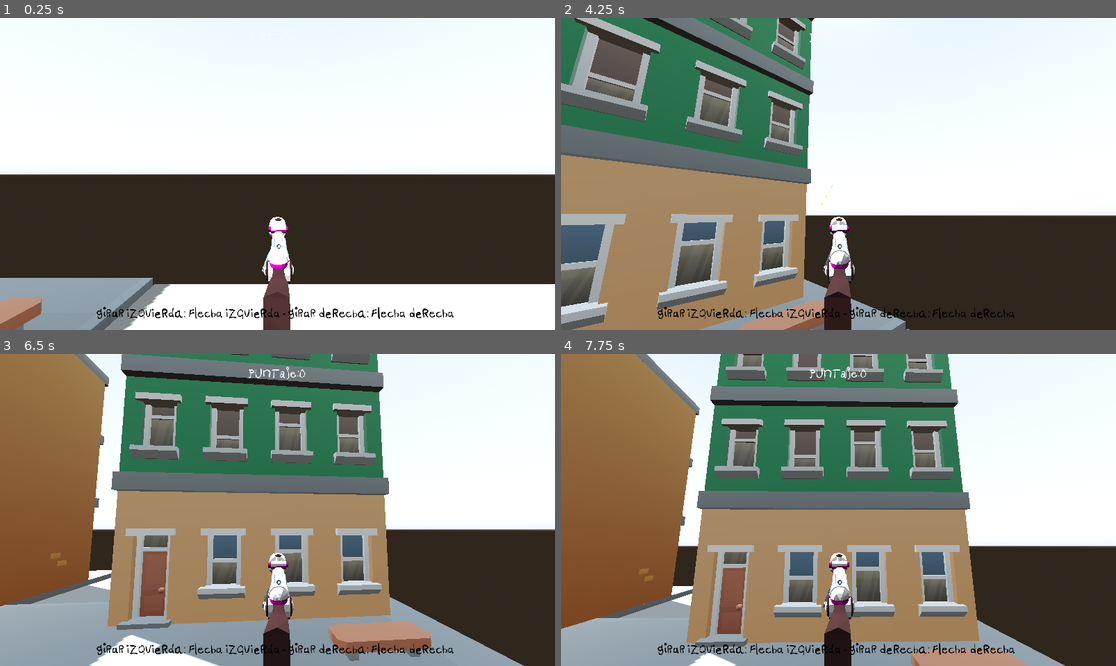
Above: before the commit, frames 1-4 (two rows, left to right).
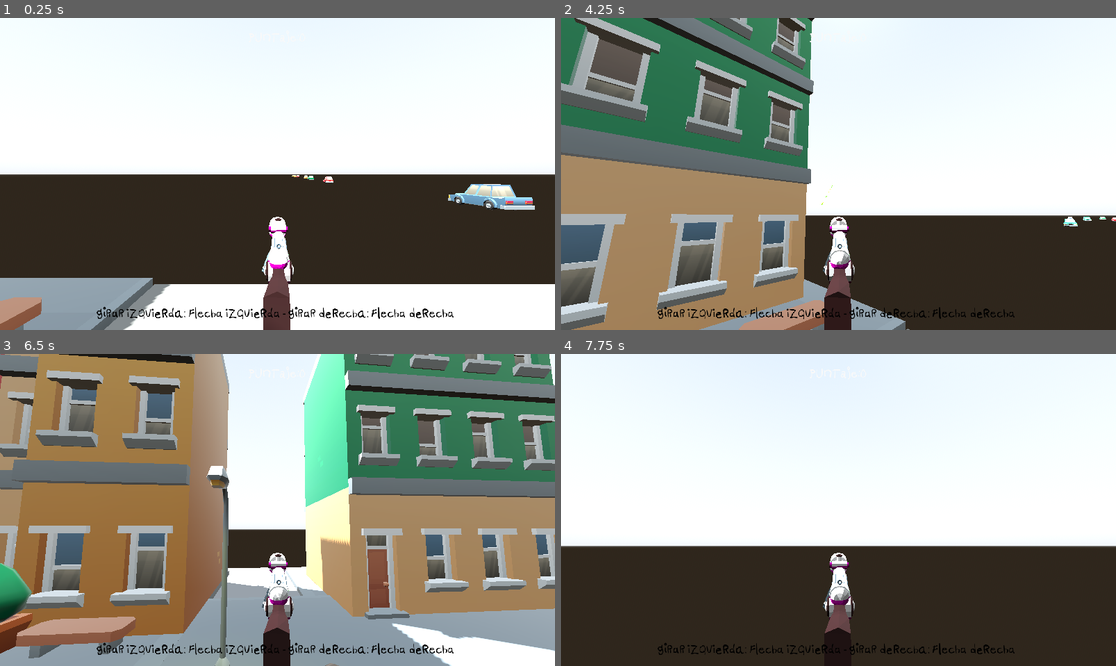
Above: after the commit, the same moments.

Repository: franciscoenriq/Panhales-en-Fuga
Game: Godot game, scene res://scenes/Volante/new_volante.tscn
Same seed, same stepped clock (60 frames per second), same inputs: the game is played once before the commit and once after it. This scene is started directly instead of the project's main scene. A sky picture missing from this copy of the repository is replaced by a grey-blue gradient.
Inputs (mouse positions are in pixels of both pictures, inside the frame that each line leads up to):
- Up to frame 1 (0.25 s): no input
- Up to frame 2 (4.25 s): move the mouse to (960, 158) at 0.52 s; press the mouse at (960, 158) at 0.53 s; hold L (p_right) 0.53-1.28 s; tap M (p_jump) at 0.77, 1.52, 3.02, 3.77 s; tap F (test) at 0.8, 1.35, 2.3, 3.8 s; move the mouse to (810, 174) at 1.27 s; release the mouse at (810, 174) at 1.28 s; hold W (forward) from 1.28 s (still down); click (810, 174) at 1.55 s; tap Enter at 2, 3.5 s; move the mouse to (849, 167) at 2.02 s; hold X (clutch) 2.03-2.78 s; tap Space at 2.75 s; move the mouse to (832, 180) at 2.77 s; tap A (gas) at 2.85 s; click (832, 180) at 3.05 s; move the mouse to (877, 177) at 3.52 s; press the mouse at (877, 177) at 3.53 s
- Up to frame 3 (6.5 s): move the mouse to (233, 506) at 4.27 s; release the mouse at (233, 506) at 4.28 s; tap F (test) at 4.35, 5.3, 5.85 s; tap M (p_jump) at 4.52, 6.02 s; click (233, 506) at 4.55 s; tap Space at 5 s; move the mouse to (283, 510) at 5.02 s; press the mouse at (283, 510) at 5.03 s; move the mouse to (255, 503) at 5.77 s; release W (forward) at 5.78 s; release the mouse at (255, 503) at 5.78 s; hold L (p_right) from 5.78 s (still down); click (255, 503) at 6.05 s
- Up to frame 4 (7.75 s): move the mouse to (866, 510) at 6.52 s; release L (p_right) at 6.53 s; hold X (clutch) 6.53-7.28 s; hold W (forward) from 6.53 s (still down); tap M (p_jump) at 6.77, 7.52 s; tap F (test) at 6.8 s; move the mouse to (810, 510) at 7.27 s; tap A (gas) at 7.35 s; click (810, 510) at 7.55 s

The runs differ from the first frame. In frame 1, 0.9% of the frame differs, in the area x 52-97%, y 50-62%; in frame 2, less than 0.1%; in frame 3, 84%, in the area x 0-100%, y 0-100%; in frame 4, 69%.
Error in both runs: Invalid access to property or key 'distancia_maxima_adelante' on a base object of type 'Node (game_controller.gd)'. (res://scripts/terrain_controller.gd:21)

Commit message:
Distancia maxima delante

Diff:
--- a/scenes/Volante/new_volante.tscn
+++ b/scenes/Volante/new_volante.tscn
@@ -32,22 +32,6 @@
 
 [sub_resource type="CameraAttributesPractical" id="CameraAttributesPractical_uexqk"]
 
-[sub_resource type="GDScript" id="GDScript_7fw4t"]
-script/source = "extends Label3D
-
-
-
-
-# Called when the node enters the scene tree for the first time.
-func _ready():
-	pass # Replace with function body.
-
-
-# Called every frame. 'delta' is the elapsed time since the previous frame.
-func _process(_delta):
-	self.text = GameController.messages[\"driver\"]
-"
-
 [sub_resource type="BoxShape3D" id="BoxShape3D_nrc4k"]
 
 [node name="Node3D" type="Node3D"]
@@ -59,12 +43,6 @@
 [node name="DirectionalLight3D" type="DirectionalLight3D" parent="."]
 transform = Transform3D(-0.866024, -0.433016, 0.250001, 0, 0.499998, 0.866026, -0.500003, 0.749999, -0.43301, 6.98629, 5.6309, -79.194)
 shadow_enabled = true
-
-[node name="InputState" type="Label3D" parent="."]
-transform = Transform3D(1.00839, 0, 0, 0, 1, 0, 0, 0, 1, -0.021, 2, -2.087)
-visible = false
-text = "testeando"
-script = SubResource("GDScript_7fw4t")
 
 [node name="TerrainController" parent="." instance=ExtResource("3_5y2k5")]
 transform = Transform3D(1, 0, 0, 0, 1, 0, 0, 0, 1, 0, 0, -20)
--- a/scripts/car_generator.gd
+++ b/scripts/car_generator.gd
@@ -29,7 +29,7 @@
 
 
 	for car_index in range(cars_spawn_limit_per_lane):
-		var pos=randf_range(GameController.distancia_maxima_adelante,0)
+		var pos=randf_range(-160,0)
 		spawn_car(pos,false)
 # Called every frame. 'delta' is the elapsed time since the previous frame.
 func _process(delta):
@@ -59,7 +59,8 @@
 		if car.position.z < -160 or car.position.z > 160:
 			car.queue_free()
 	if cars_in_lane_count<cars_spawn_limit_per_lane:
-		spawn_car(GameController.distancia_maxima_atras,false)
+		spawn_car(-160,false)
+		spawn_car(160,false)
 
 	if police_spawner_timer<=0 && is_police_in_lane==false && pista_id>0:
 		spawn_car(GameController.distancia_maxima_atras,true)
Not shown: 1 places in scenes/Volante/new_volante.tscn that only renumber resources
